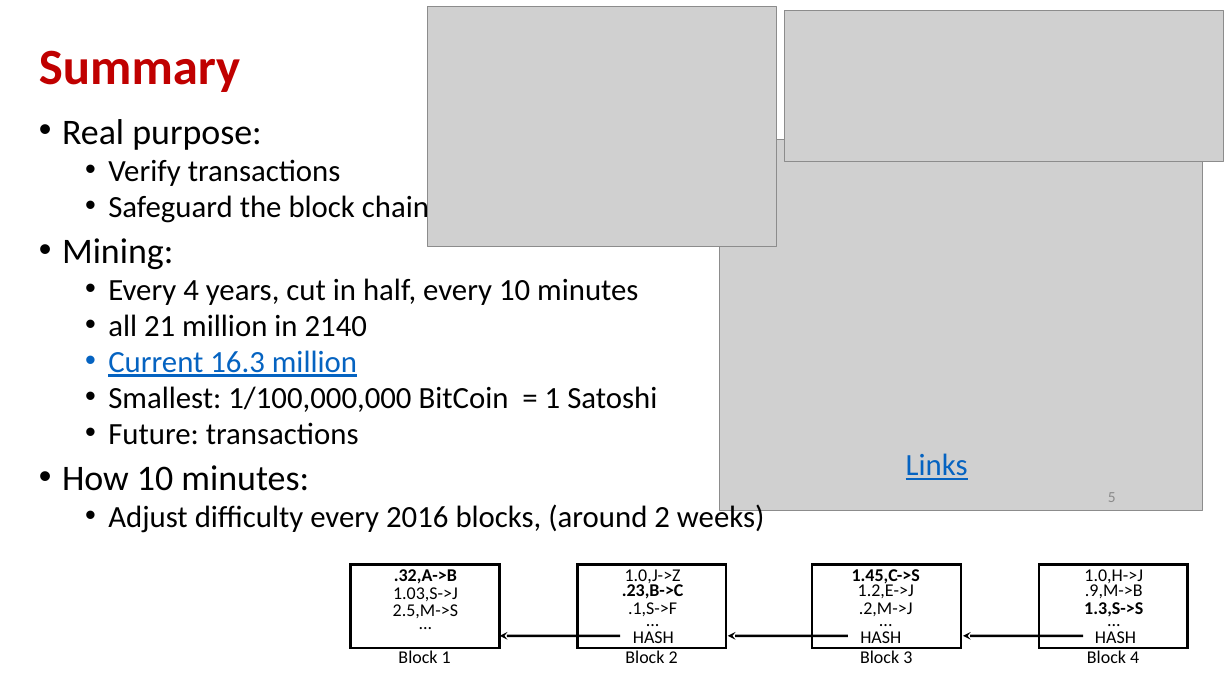
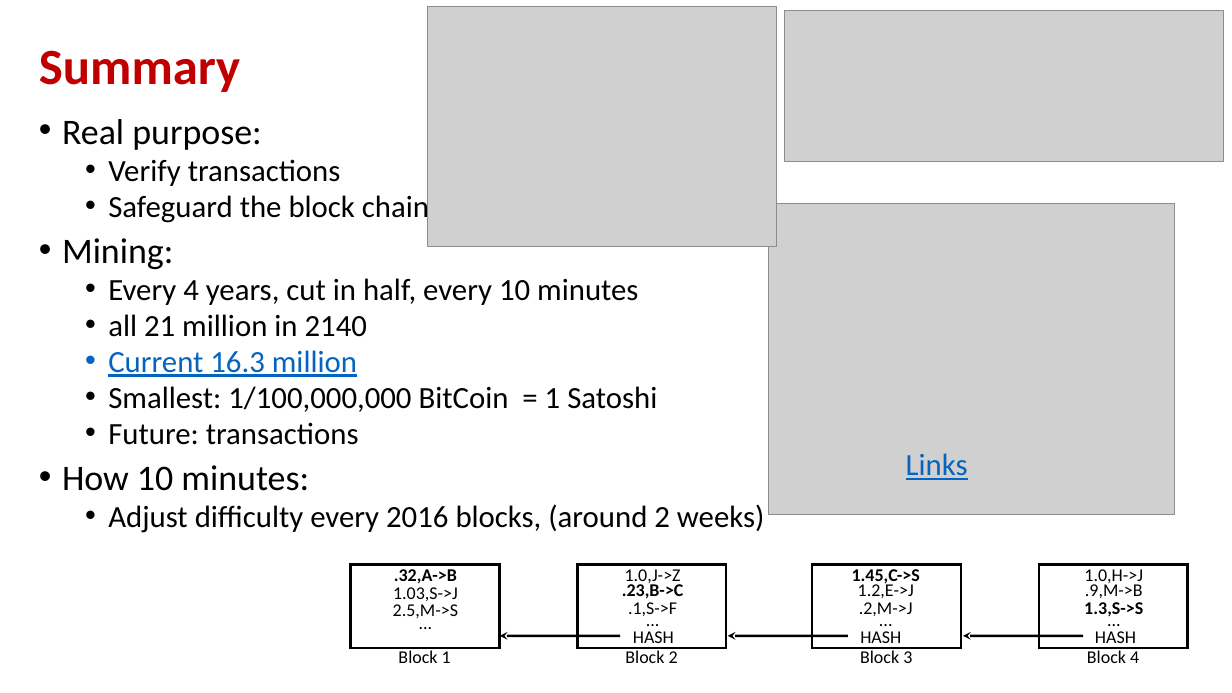
Before and after one commit to andyplusplus/blockchain, a slide deck: slide 5 of how_bitcoin_works/How_02_Mining_blocks_blockchain.pptx. Drawn at 1232x693 pixels with LibreOffice and Linux fonts; fonts in the diff are those of the drawing; grey boxes stand for pictures. Boxes give left, top, right and bottom in pixels: in the first picture for what was removed or moved away, otherwise in the second. Text is boxed around its words. In the diff, an @@ line names an element or a change of style, - is before the commit and + after.

```diff
--- a/how_bitcoin_works/How_02_Mining_blocks_blockchain.pptx
+++ b/how_bitcoin_works/How_02_Mining_blocks_blockchain.pptx
@@ picture: place and size @@
-picture at box(719, 140, 1203, 510)
+picture at box(769, 203, 1175, 514)
@@ page number removed at box(1108, 492, 1116, 502) @@
-5
```
Also in this commit, not shown: 1 other slide changed, 3 other files.
